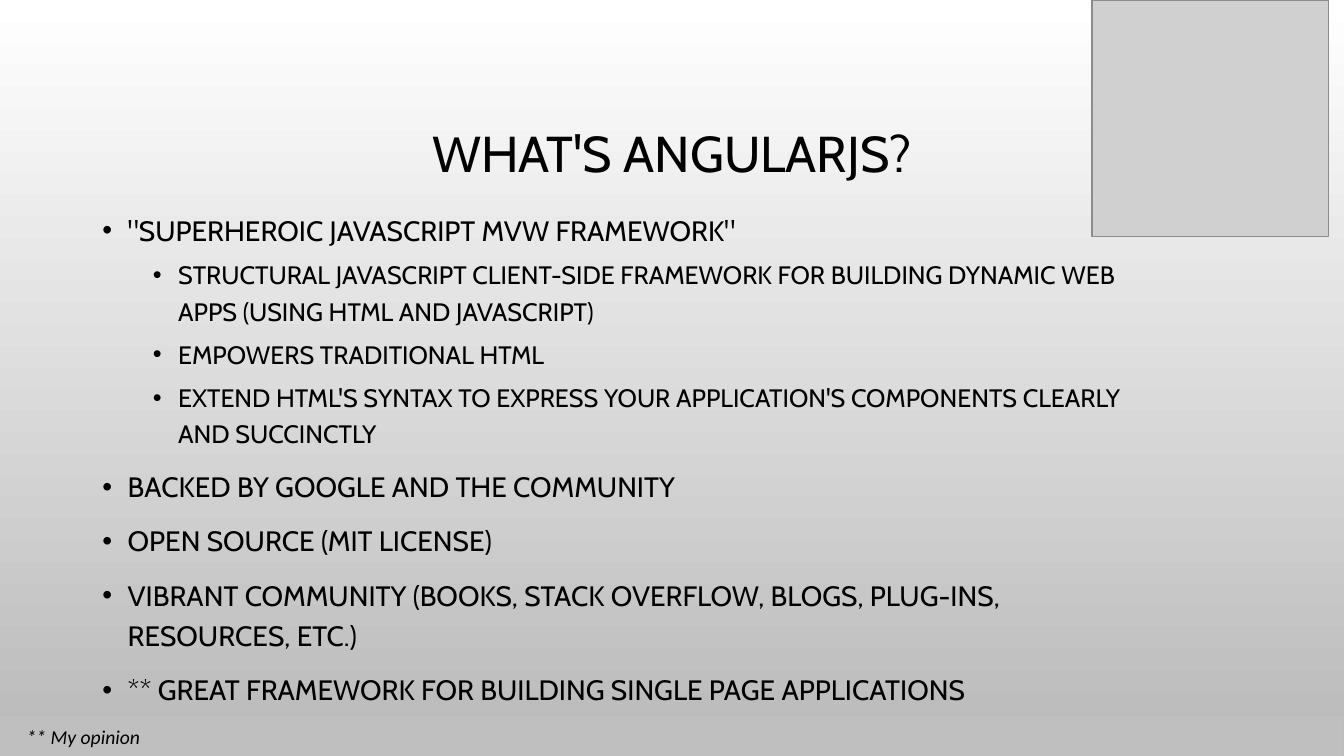
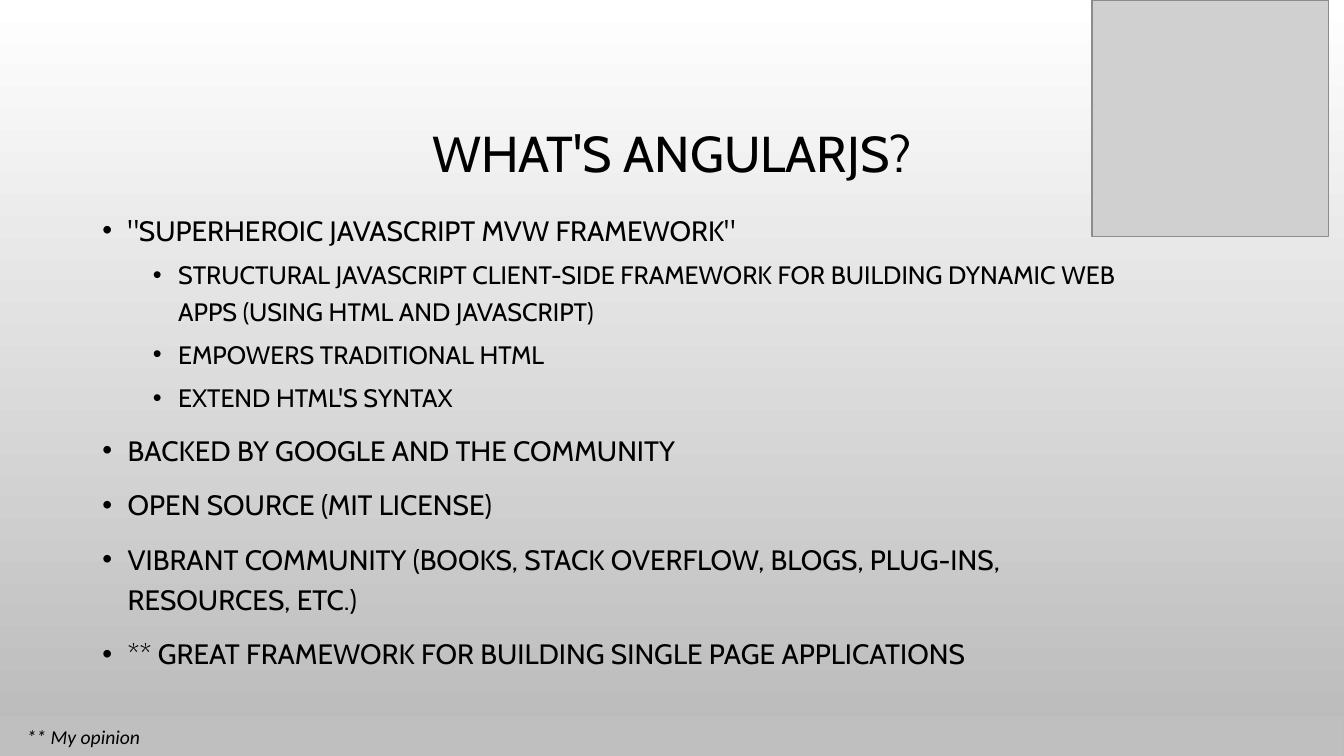
Before and after one commit to spietrek/spsnyc2015, a slide deck: slide 9 of Building SPAs in SharePoint Using AngularJS.pptx. Drawn at 1344x756 pixels with LibreOffice and Linux fonts; fonts in the diff are those of the drawing; grey boxes stand for pictures; background and template pictures are left out. Boxes give left, top, right and bottom in pixels: in the first picture for what was removed or moved away, otherwise in the second. Text is boxed around its words. In the diff, an @@ line names an element or a change of style, - is before the commit and + after.

```diff
--- a/Building SPAs in SharePoint Using AngularJS.pptx
+++ b/Building SPAs in SharePoint Using AngularJS.pptx
@@ text at box(178, 388, 452, 408): text changed @@
-  • EXTEND HTML'S SYNTAX TO EXPRESS YOUR APPLICATION'S COMPONENTS CLEARLY AND SUCCINCTLY
+  • EXTEND HTML'S SYNTAX
```
Also in this commit, not shown: 5 other slides changed.
